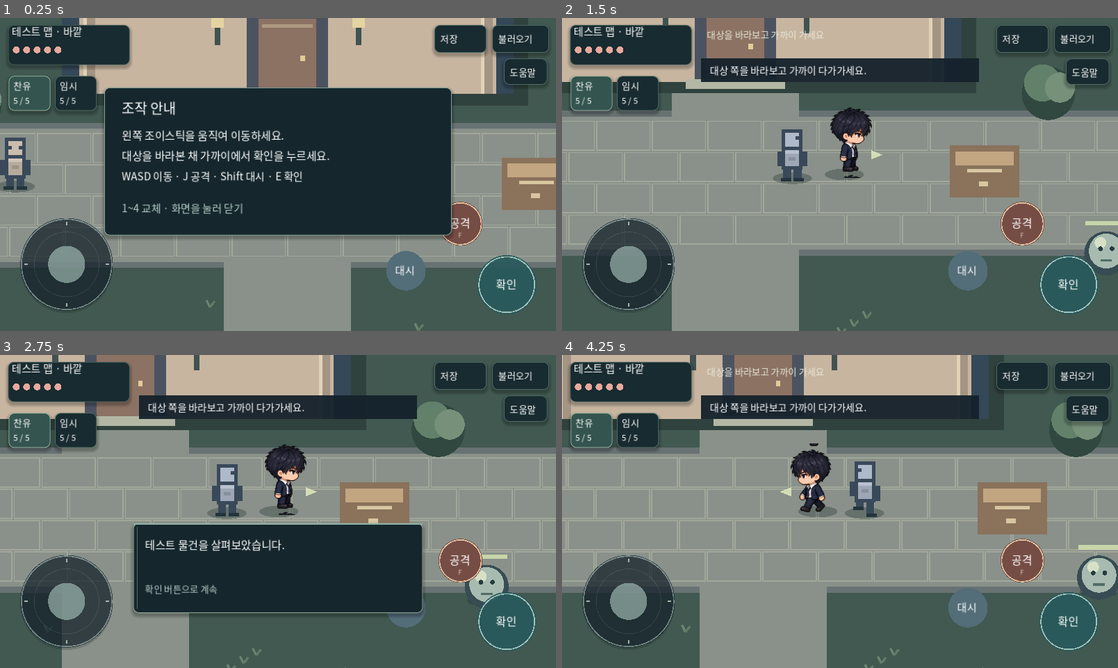
Above: before the commit, frames 1-4 (two rows, left to right).
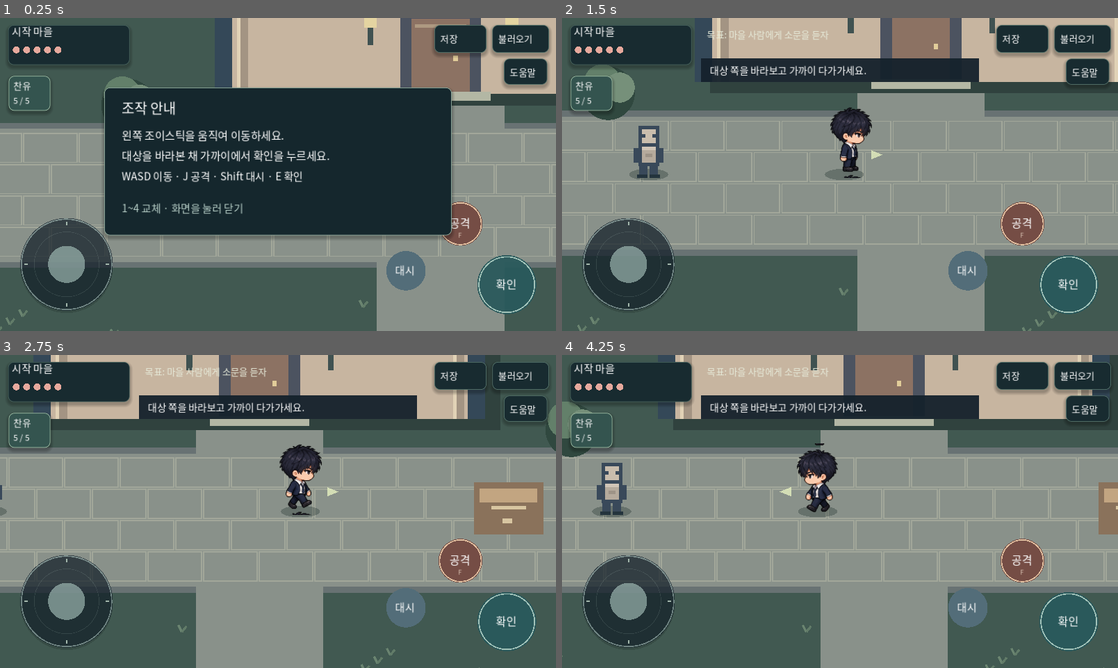
Above: after the commit, the same moments.

Repository: asnt39/-
Game: Godot game, scene res://main.tscn
Two runs of this game, one before a commit and one after it. Both use one fixed random seed, a clock stepped at 60 frames per second and the inputs below.
Inputs (mouse positions are in pixels of both pictures, inside the frame that each line leads up to):
- Up to frame 1 (0.25 s): no input
- Up to frame 2 (1.5 s): tap Enter at 0.5, 0.8 s; move the mouse to (962, 158) at 0.52 s; hold Right 0.53-1.25 s; tap E at 0.6 s; click (962, 158) at 0.67 s; tap Space at 0.77, 1.07 s; drag from (728, 190) to (812, 237) at 1.27 s
- Up to frame 3 (2.75 s): move the mouse to (333, 442) at 2.02 s; hold Right from 2.03 s (still down); tap Space at 2.1 s; click (333, 442) at 2.17 s; tap E at 2.3 s
- Up to frame 4 (4.25 s): release Right at 2.75 s; drag from (812, 574) to (673, 464) at 2.77 s; move the mouse to (1006, 558) at 3.52 s; hold Left from 3.53 s (still down); tap Enter at 3.6 s; click (1006, 558) at 3.67 s; tap Space at 3.77, 3.8, 4.07 s

The runs differ from the first frame. In frame 1, 27% of the frame differs, in the area x 0-100%, y 0-100%; in frame 2, 32%; in frame 3, 44%; in frame 4, 34%.

Commit message:
Add playable story prologue

Diff:
--- a/main.gd
+++ b/main.gd
@@ -1,7 +1,11 @@
 extends Node2D
 
 const SPEED := 145.0
-var player := Vector2(470, 330)
+const StoryData = preload("res://story_data.gd")
+var story_flags := {"rumor": false, "field": false, "slime": false, "prologue_done": false}
+var event_id := ""
+var event_index := 0
+var player := Vector2(310, 330)
 var facing := Vector2.DOWN
 var walk := 0.0
 var moving := false
@@ -25,11 +29,11 @@
 var camera := Vector2(480, 270)
 const ZOOM := 2.0
 var fade := 0.0
-var monster := Vector2(800, 410)
+var monster := Vector2(650, 350)
 var monster_hp := 3
 var health := 5
 # The second member is a prototype fixture, not a story recruitment decision.
-var party := [{"id":"chanyu", "hp":5, "max_hp":5, "gauge":0.0, "joined":true}, {"id":"test", "hp":5, "max_hp":5, "gauge":0.0, "joined":true}]
+var party := [{"id":"chanyu", "hp":5, "max_hp":5, "gauge":0.0, "joined":true}, {"id":"test", "hp":5, "max_hp":5, "gauge":0.0, "joined":false}]
 var active_member := 0
 var follower := Vector2(440, 350)
 var game_over := false
@@ -81,7 +85,7 @@
 		if choices:
 			if c.yes.has_point(pos): choose(true)
 			elif c.no.has_point(pos): choose(false)
-		elif c.action.has_point(pos): dialogue = ""
+		elif c.action.has_point(pos): advance_dialogue()
 	elif c.action.has_point(pos): interact()
 
 func _input(event: InputEvent) -> void:
@@ -106,7 +110,7 @@
 			restart_game(); return
 		if event.keycode == KEY_E or event.keycode == KEY_ENTER or event.keycode == KEY_SPACE:
 			if choices: choose(true)
-			elif dialogue != "": dialogue = ""
+			elif dialogue != "": advance_dialogue()
 			else: interact()
 		elif choices and event.keycode == KEY_1: choose(true)
 		elif choices and event.keycode == KEY_2: choose(false)
@@ -127,7 +131,7 @@
 	hurt_time = maxf(0.0, hurt_time - delta)
 	monster_hurt = maxf(0.0, monster_hurt - delta)
 	shake_time = maxf(0.0, shake_time - delta)
-	if map_id == "outside" and monster_hp > 0 and dialogue == "" and not help_open and not game_over:
+	if map_id == "field" and monster_hp > 0 and dialogue == "" and not help_open and not game_over:
 		enemy_cooldown = maxf(0.0, enemy_cooldown - delta)
 		var away := player - monster
 		if away.length() < 230 and away.length() > 32:
@@ -184,7 +188,7 @@
 	for member in party: member.hp = member.max_hp
 	game_over = false; active_member = 0; health = party[0].hp
 	player = Vector2(470, 330); follower = Vector2(440, 350)
-	map_id = "outside"; monster = Vector2(800, 410); monster_hp = 3; enemy_cooldown = 1.0
+	map_id = "outside"; monster = Vector2(650, 350); monster_hp = 0 if story_flags.slime else 3; enemy_cooldown = 1.0
 
 func haptic(duration_ms: int) -> void:
 	if OS.has_feature("web"):
@@ -197,26 +201,34 @@
 	punch_time = 0.32; punch_cooldown = 0.42; punch_direction = facing; punch_hit = false
 
 func resolve_punch() -> void:
-	if map_id == "outside" and monster_hp > 0:
+	if map_id == "field" and monster_hp > 0:
 		var offset := monster - player
 		if offset.length() < 66 and (offset.length() < 14 or punch_direction.dot(offset.normalized()) > 0.45):
 			monster_hp -= 1; monster_hurt = 0.25
 			impact_position = monster + Vector2(0, -18); impact_time = 0.22
 			haptic(20); shake_time = 0.12; shake_strength = 2.0
-			if monster_hp <= 0: message("몬스터를 물리쳤습니다.")
+			if monster_hp <= 0:
+				story_flags.slime = true
+				start_event("victory")
 
 func can_move(pos: Vector2) -> bool:
 	if pos.x < 30 or pos.x > 930 or pos.y < 65 or pos.y > 500: return false
 	if map_id == "outside":
 		if Rect2(290, 95, 380, 155).has_point(pos): return false
 		if Rect2(655, 295, 80, 65).has_point(pos): return false
-	else:
+	elif map_id == "inside":
 		if Rect2(355, 145, 250, 65).has_point(pos): return false
 		if Rect2(630, 260, 70, 65).has_point(pos): return false
 	return true
 
 func target() -> String:
-	var objects := [{"id":"door", "pos":Vector2(480, 250), "radius": 22.0}, {"id":"object", "pos":Vector2(695, 328), "radius": 27.0}, {"id":"npc", "pos":Vector2(245, 330), "radius": 14.0}] if map_id == "outside" else [{"id":"door", "pos":Vector2(480, 470), "radius": 22.0}, {"id":"object", "pos":Vector2(665, 295), "radius": 24.0}]
+	var objects: Array = []
+	if map_id == "outside":
+		objects = [{"id":"door", "pos":Vector2(480, 250), "radius":22.0}, {"id":"object", "pos":Vector2(695, 328), "radius":27.0}, {"id":"npc", "pos":Vector2(245, 330), "radius":14.0}, {"id":"exit", "pos":Vector2(920, 350), "radius":20.0}]
+	elif map_id == "inside":
+		objects = [{"id":"door", "pos":Vector2(480, 470), "radius":22.0}, {"id":"object", "pos":Vector2(665, 295), "radius":24.0}]
+	else:
+		objects = [{"id":"return", "pos":Vector2(40, 350), "radius":20.0}, {"id":"next", "pos":Vector2(920, 350), "radius":20.0}]
 	var best := ""
 	var best_score := -999.0
 	for item in objects:
@@ -242,9 +254,46 @@
 		"object":
 			inspected = true; dialogue = "테스트 물건을 살펴보았습니다."
 		"npc":
-			dialogue = "[테스트 인물] 다시 만났네요." if met else "[테스트 인물] 잠시 이야기할까요?"
-			choices = not met
+			if not story_flags.rumor: start_event("rumor")
+			else:
+				dialogue = "마을 사람: 다시 만났네요." if met else "마을 사람: 잠시 이야기할까요?"
+				choices = not met
+		"exit":
+			if not story_flags.rumor: message("떠나기 전에 마을 사람과 이야기하자.")
+			else:
+				map_id = "field"; player = Vector2(85, 350); facing = Vector2.RIGHT; fade = 0.8
+				if not story_flags.field: start_event("field")
+		"return":
+			map_id = "outside"; player = Vector2(865, 350); facing = Vector2.LEFT; fade = 0.8
+		"next":
+			if not story_flags.slime: message("슬라임이 앞길을 막고 있다.")
+			elif not story_flags.prologue_done: start_event("end")
+			else: message("다음 이야기는 준비 중입니다.")
 		_: message("대상 쪽을 바라보고 가까이 다가가세요.")
+
+func start_event(id: String) -> void:
+	if not StoryData.EVENTS.has(id): return
+	event_id = id; event_index = 0; choices = false
+	dialogue = StoryData.EVENTS[id][0]
+
+func advance_dialogue() -> void:
+	if event_id == "": dialogue = ""; return
+	event_index += 1
+	if event_index < StoryData.EVENTS[event_id].size():
+		dialogue = StoryData.EVENTS[event_id][event_index]
+		return
+	match event_id:
+		"rumor": story_flags.rumor = true
+		"field": story_flags.field = true
+		"end": story_flags.prologue_done = true
+	event_id = ""; dialogue = ""
+
+func objective() -> String:
+	if not story_flags.rumor: return StoryData.OBJECTIVES[0]
+	if not story_flags.field: return StoryData.OBJECTIVES[1]
+	if not story_flags.slime: return StoryData.OBJECTIVES[2]
+	if not story_flags.prologue_done: return StoryData.OBJECTIVES[3]
+	return StoryData.OBJECTIVES[4]
 
 func choose(yes: bool) -> void:
 	choices = false
@@ -257,7 +306,7 @@
 	var file := FileAccess.open("user://prototype_save.json", FileAccess.WRITE)
 	if file == null: message("저장하지 못했습니다."); return
 	party[active_member].hp = health
-	file.store_string(JSON.stringify({"party": party, "active_member": active_member, "version": 1, "map": map_id, "x": player.x, "y": player.y, "met": met, "inspected": inspected, "facing_x": facing.x, "facing_y": facing.y}))
+	file.store_string(JSON.stringify({"story_flags": story_flags, "slime_hp": monster_hp, "party": party, "active_member": active_member, "version": 1, "map": map_id, "x": player.x, "y": player.y, "met": met, "inspected": inspected, "facing_x": facing.x, "facing_y": facing.y}))
 	file.close()
 	message("저장했습니다.")
 
@@ -270,7 +319,7 @@
 	if parser.parse(FileAccess.get_file_as_string("user://prototype_save.json")) != OK:
 		message("저장 데이터가 손상되어 불러올 수 없습니다."); return
 	var data = parser.data
-	if not data is Dictionary or data.get("version") != 1 or data.get("map") not in ["outside", "inside"] or not (data.get("x") is float or data …(156 unchanged characters)…
+	if not data is Dictionary or data.get("version") != 1 or data.get("map") not in ["outside", "inside", "field"] or not (data.get("x") is float or data …(156 unchanged characters)…
 		message("저장 데이터가 손상되어 불러올 수 없습니다."); return
 	var old_map := map_id
 	map_id = data.map
@@ -284,17 +333,24 @@
 		if loaded_facing.is_finite() and loaded_facing.length() > 0.1: facing = loaded_facing.normalized()
 	# Older saves lack party state; restore the prototype defaults.
 	for member in party:
-		member.hp = member.max_hp; member.gauge = 0.0; member.joined = true
+		member.hp = member.max_hp; member.gauge = 0.0; member.joined = member.id == "chanyu"
 	var saved_party = data.get("party", [])
 	if saved_party is Array and saved_party.size() == 2:
 		for i in range(2):
 			var member = saved_party[i]
 			if member is Dictionary and (member.get("hp") is int or member.get("hp") is float) and member.get("joined") is bool and member.get("gauge", 0.0) is float:
-				party[i].hp = clampi(int(member.hp), 0, party[i].max_hp); party[i].joined = member.joined; party[i].gauge = clampf(member.get("gauge", 0.0), 0.0, 1.0)
+				party[i].hp = clampi(int(member.hp), 0, party[i].max_hp); party[i].joined = member.joined if i == 0 else false; party[i].gauge = clampf(member.get("gauge", 0.0), 0.0, 1.0)
 	var selected = data.get("active_member", 0)
 	active_member = int(selected) if (selected is int or selected is float) and int(selected) >= 0 and int(selected) < party.size() and party[int(selected)].joined and party[int(selected)].hp > 0 else 0
 	health = party[active_member].hp
 	game_over = health <= 0; follower = player + Vector2(-30, 20)
+	var saved_flags = data.get("story_flags", {})
+	for key in story_flags:
+		story_flags[key] = saved_flags.get(key, false) if saved_flags is Dictionary and saved_flags.get(key, false) is bool else false
+	var saved_hp = data.get("slime_hp", 3)
+	monster_hp = clampi(int(saved_hp), 0, 3) if saved_hp is float or saved_hp is int else 3
+	if story_flags.slime: monster_hp = 0
+	monster = Vector2(650, 350)
 	fade = 0.8; message("불러왔습니다.")
 
 func panel(area: Rect2, fill: Color, border: Color) -> void:
@@ -359,8 +415,8 @@
 		var half := s / (2.0 * ZOOM)
 		camera_draw = (camera + offset).clamp(half, s - half)
 	draw_set_transform(s / 2.0 - camera_draw * ZOOM, 0.0, Vector2.ONE * ZOOM)
-	rect(Rect2(Vector2.ZERO, s), "415951" if map_id == "outside" else "55514d")
-	if map_id == "outside":
+	rect(Rect2(Vector2.ZERO, s), "415951" if map_id != "inside" else "55514d")
+	if map_id != "inside":
 		# Stone walkway, inset curb, and quiet vegetation.
 		rect(Rect2(0, 275, 960, 125), "687273")
 		rect(Rect2(0, 280, 960, 115), "89918a")
@@ -401,11 +457,16 @@
 		for x in range(310, 650, 40): rect(Rect2(x, 87, 18, 3), "ad8e83")
 		rect(Rect2(665, 305, 60, 45), "8a725b"); rect(Rect2(670, 310, 50, 12), "c2a581"); rect(Rect2(680, 325, 30, 3), "d8c6a1"); rect(Rect2(690, 336, 8, 4), "d8c6a1")
 		person(Vector2(245, 330), Vector2.DOWN, 0.0, Color("c9bdad"))
-	else:
+	elif map_id == "inside":
 		rect(Rect2(355, 145, 250, 65), "8a705b"); rect(Rect2(365, 150, 230, 35), "b7a084")
 		rect(Rect2(640, 270, 50, 45), "94775b"); rect(Rect2(645, 275, 40, 10), "c7ac84")
 		rect(Rect2(440, 470, 80, 28), "927b67"); rect(Rect2(448, 474, 64, 3), "c4ad88")
-	if map_id == "outside" and monster_hp > 0:
+	if map_id == "outside":
+		label(Vector2(850, 320), "동쪽 길 →", 18)
+	elif map_id == "field":
+		label(Vector2(20, 310), "← 마을", 18)
+		label(Vector2(845, 310), "숲 →", 18)
+	if map_id == "field" and monster_hp > 0:
 		var m := monster.round()
 		draw_ellipse_shadow(m)
 		draw_circle(m + Vector2(0, -12), 19, Color("e8c49b") if monster_hurt > 0 else Color("374c53"))
@@ -461,6 +522,7 @@
 	draw_arc(stick_center(), 78, 0, TAU, 48, Color(0.75, 0.85, 0.82, 0.5), 2)
 	draw_circle(stick_center() + stick_vector, 32, Color(0.68, 0.79, 0.76, 0.85 if stick_vector != Vector2.ZERO else 0.6))
 	for i in range(2):
+		if not party[i].joined: continue
 		var r: Rect2 = c["party%d" % (i + 1)]
 		panel(r, Color("34544f") if active_member == i else Color("182b30"), Color("a2c3a9") if active_member == i else Color("54736b"))
 		label(r.position + Vector2(8, 23), "찬유" if i == 0 else "임시", 16)
@@ -479,14 +541,14 @@
 		label(c[key].position + Vector2(10, 30), "저장" if key == "save" else ("불러오기" if key == "load" else "도움말"), 16)
 	for i in range(5):
 		draw_circle(Vector2(28 + i * 18, 55), 6, Color("e7a99d") if i < health else Color("566465"))
-	label(Vector2(20, 30), "테스트 맵 · " + ("바깥" if map_id == "outside" else "실내"), 18)
+	label(Vector2(20, 30), "시작 마을" if map_id == "outside" else ("마을 실내" if map_id == "inside" else "마을 밖 들판"), 18)
 	if dialogue == "" and not help_open:
-		label(Vector2(250, 35), "확인: 상호작용" if target() != "" else "대상을 바라보고 가까이 가세요", 16, Color("e6ead9"))
+		label(Vector2(250, 35), "목표: " + objective(), 16, Color("e6ead9"))
 	if dialogue != "":
 		panel(Rect2(230, 290, 500, 155), Color("15272d"), Color("a2b3a0"))
 		draw_rect(Rect2(230, 290, 500, 3), Color("90b2a9"))
 		draw_rect(Rect2(236, 297, 2, 141), Color(0.5, 0.68, 0.63, 0.5))
-		label(Vector2(250, 335), dialogue, 19)
+		draw_multiline_string(font, Vector2(250, 325), dialogue, HORIZONTAL_ALIGNMENT_LEFT, 455, 18, 2)
 		if choices:
 			for key in ["yes", "no"]: panel(c[key], Color("34544f"), Color("6a8d7d"))
 			label(Vector2(380, 416), "네", 18); label(Vector2(525, 416), "아니요", 18)
--- /dev/null
+++ b/story_data.gd
@@ -0,0 +1,9 @@
+extends RefCounted
+# Dialogue and objectives are isolated here for later editing and translation.
+const EVENTS := {
+ "rumor": ["마을 사람: 마왕성에 미쿠현중이 붙잡혀 있다더군요.", "김찬유: 소문만으로 떠나기엔... 너무 구체적인데요.", "마을 사람: 걱정되면 직접 확인해 보는 게 어떻겠어요?", "김찬유: 그래요. 미쿠현중을 찾으러 가겠습니다."],
+ "field": ["김찬유: 우선 마왕성으로 가는 길을 찾아보자.", "김찬유: 잠깐, 저건 슬라임인가?"],
+ "victory": ["김찬유: 생각보다 끈질기네. 길이 열렸으니 앞으로 가자."],
+ "end": ["김찬유: 이 길을 따라가면 숲이 나올 거야.", "김찬유: 서두르자. 기다리고 있을지도 모르니까.", "프롤로그 끝 · 다음 이야기는 준비 중입니다."]
+}
+const OBJECTIVES := ["마을 사람에게 소문을 듣자", "동쪽 출구로 마을을 떠나자", "슬라임을 물리치자", "동쪽 길로 향하자", "프롤로그 완료"]
Binary file changed: assets/NotoSansKR.otf
Not shown, changed: README.md
Not shown, added: STORY_PLAN.md
